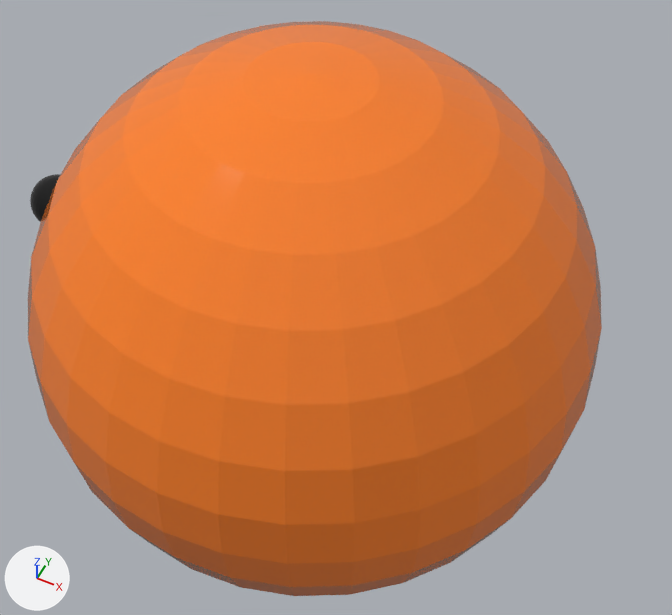
An edit to the OBJ model DirectXGame/Resources/player/player.obj, drawn before and after from the same camera.
The view is the same before and after, from a 50 mm lens placed at (1.07, -1.99, 2.53), pointed at (0.06, 0.04, 0.0). Every picture has the same lights, and +X, +Y and +Z are marked at lower left. Where no turn or scale is listed for an object, it has been applied to the vertices.

Objects in the first picture: '球'.
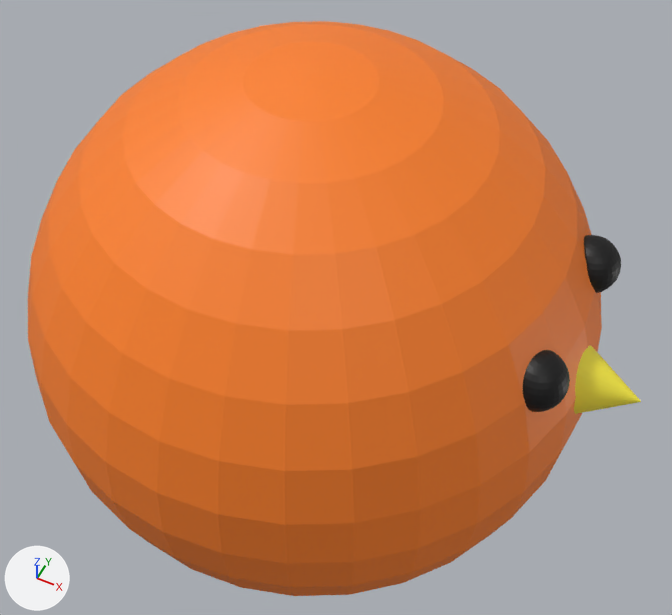
Where the change shows, as pixel boxes (x1, y1, x2, y2) in the pictures (672 x 615 px):
'球', surface changed, mesh mirrored
    before: (28, 21, 602, 596)
    after: (28, 21, 641, 596)

What changed in the scene script:
```text
Change mat_マテリアル:
    mat_マテリアル.roughness: 0.0513 -> 0.5
Change me_球:
    where me_球.from_pydata(...)  # 1479 vertices, 2942 faces; spans x -1.16..1.0, y -1.0..1.0, z -1.0..1.0
    used by ob_球; location = (0.0, 0.0, 0.0)
    me_球 part 1: the whole mesh is mirrored in x about the mesh origin
```
